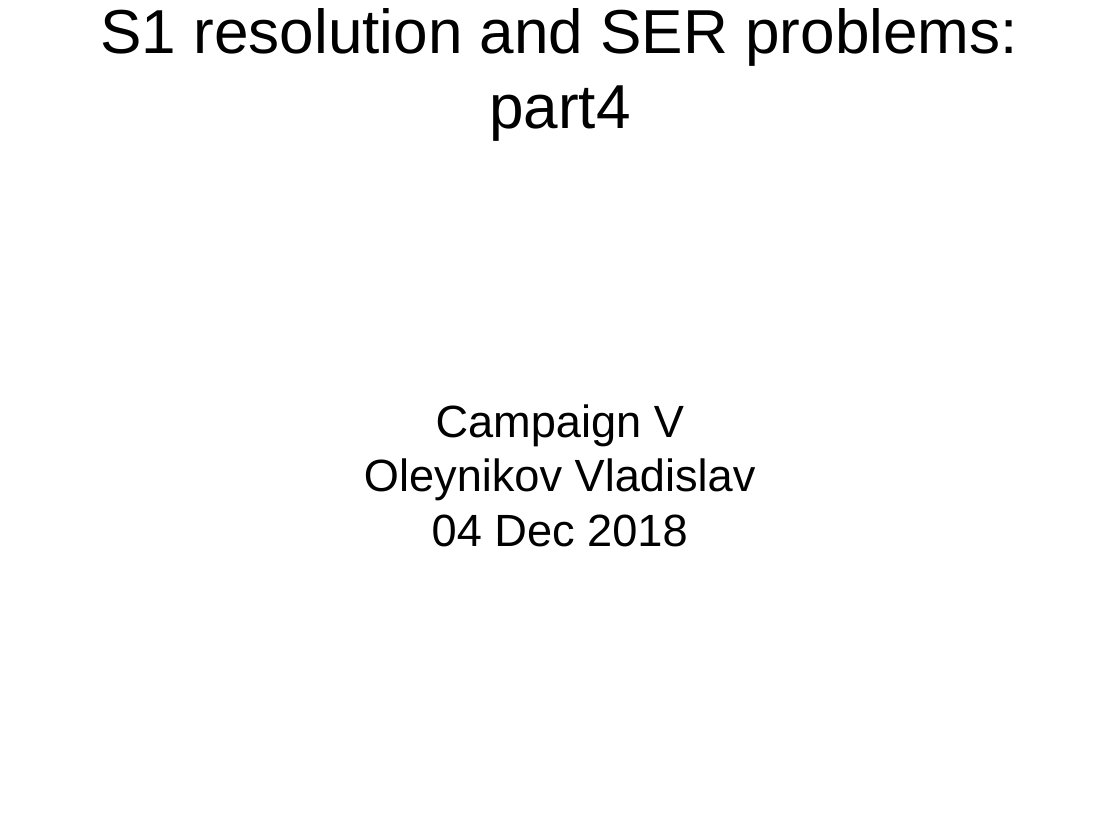
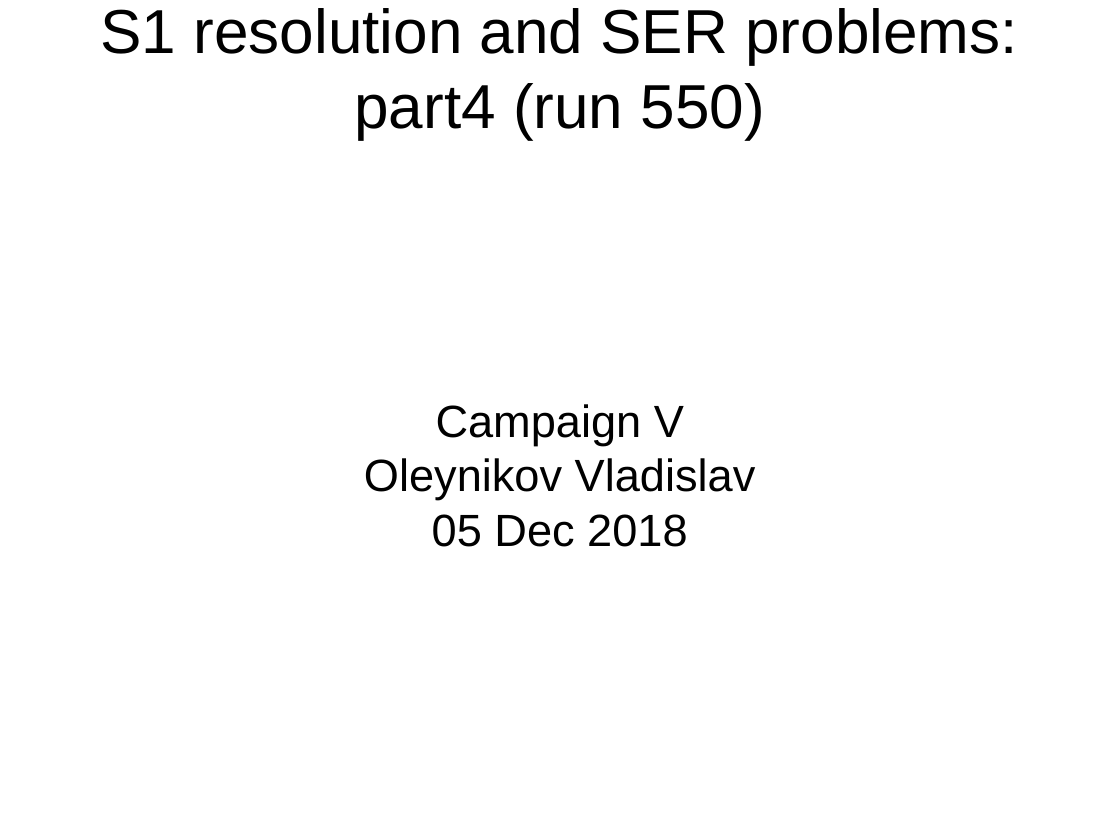
Before and after one commit to Vlad-ole/Red_Reports, a slide deck: slide 1 of S1 resolution and SER problems:part4 (run 550).odp. Drawn at 1120x840 pixels with LibreOffice and Linux fonts; fonts in the diff are those of the drawing. Boxes give left, top, right and bottom in pixels: in the first picture for what was removed or moved away, otherwise in the second. Text is boxed around its words. In the diff, an @@ line names an element or a change of style, - is before the commit and + after.

Commit message:
add S1 resolution

```diff
--- a/S1 resolution and SER problems:part4 (run 550).odp
+++ b/S1 resolution and SER problems:part4 (run 550).odp
@@ title at <box>101,8,1017,139</box>: text changed @@
-S1 resolution and SER problems:
-part4
+S1 resolution and SER problems:
+part4 (run 550)
@@ subtitle at <box>432,514,687,547</box>: text changed @@
-04 Dec 2018
+05 Dec 2018
```
Also in this commit, not shown: 25 slides added, 7 slides removed, 4 other files.
